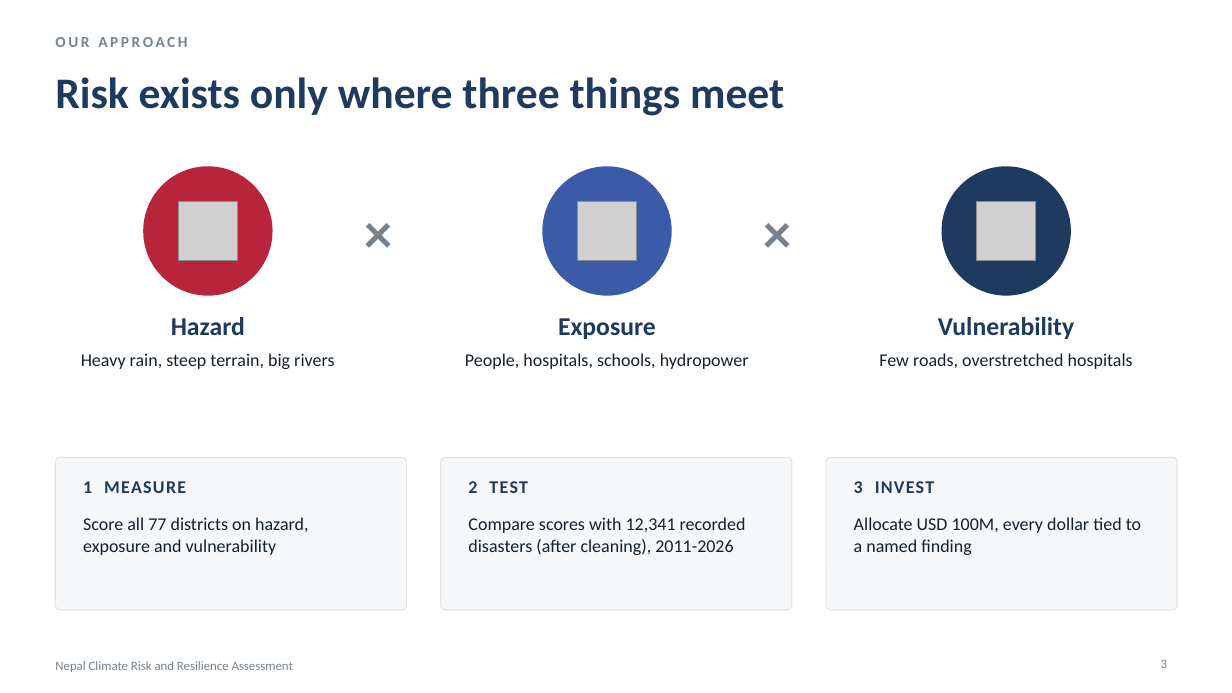
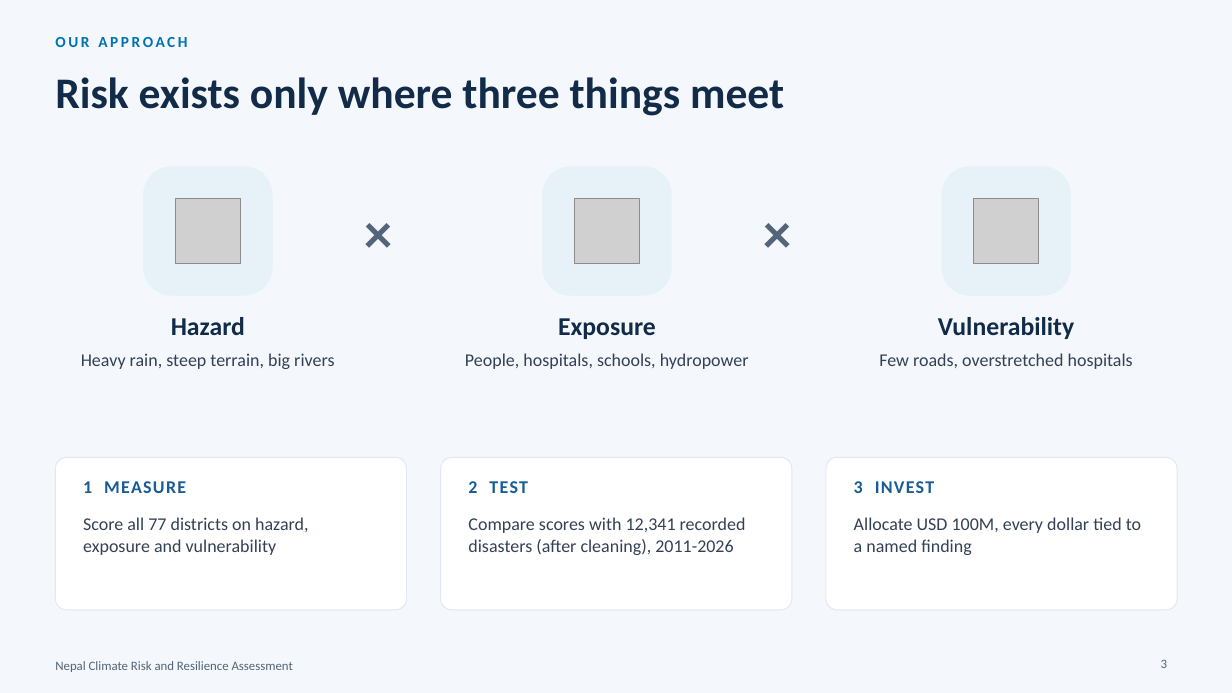
Before and after one commit to CodeWithDonKay/nepal-climate-risk, a slide deck: slide 3 of Nepal_Climate_Risk_Deck.pptx. Drawn at 1232x693 pixels with LibreOffice and Linux fonts; fonts in the diff are those of the drawing; grey boxes stand for pictures. Boxes give left, top, right and bottom in pixels: in the first picture for what was removed or moved away, otherwise in the second. Text is boxed around its words. In the diff, an @@ line names an element or a change of style, - is before the commit and + after.

Commit message:
Restyle slide deck to the Intelligence Platform design

```diff
--- a/Nepal_Climate_Risk_Deck.pptx
+++ b/Nepal_Climate_Risk_Deck.pptx
@@ background #FFFFFF to #F4F7FB @@
@@ text "OUR APPROACH" at bbox=[55, 37, 187, 47]: text colour #76838F to #0072B2 @@
@@ rounded rectangle at bbox=[143, 166, 273, 296]: ellipse to rounded rectangle; fill #B8243B to #E6F1F8 @@
@@ rounded rectangle at bbox=[543, 166, 672, 296]: ellipse to rounded rectangle; fill #3B5BA9 to #E6F1F8 @@
@@ rounded rectangle at bbox=[942, 166, 1071, 296]: ellipse to rounded rectangle; fill #1F3A5F to #E6F1F8 @@
@@ text colour #1F3A5F to #112B49 in 4 elements at bbox=[55, 77, 784, 116], bbox=[171, 317, 245, 335], bbox=[558, 318, 656, 339], bbox=[938, 317, 1074, 339] @@
@@ fill #F5F7F9 to #FFFFFF; outline #DDE2E7 0.75 pt to #E2E8F0 0.75 pt; proportions changed in 3 elements at bbox=[55, 457, 407, 610], bbox=[441, 457, 792, 610], bbox=[826, 457, 1177, 610] @@
@@ text colour #1F3A5F to #195B96 in 3 elements at bbox=[83, 481, 186, 493], bbox=[468, 481, 528, 493], bbox=[854, 481, 934, 493] @@
@@ text colour #14202B to #334155 in 6 elements at bbox=[81, 353, 334, 369], bbox=[465, 353, 749, 369], bbox=[879, 353, 1133, 369], bbox=[83, 517, 308, 555], bbox=[468, 517, 746, 555], bbox=[854, 517, 1141, 555] @@
@@ text colour #76838F to #526579 in 4 elements at bbox=[1161, 659, 1167, 668], bbox=[328, 189, 430, 273], bbox=[727, 189, 829, 273], bbox=[55, 661, 293, 672] @@
```
Also in this commit, not shown: 17 other slides changed, 1 other file.
